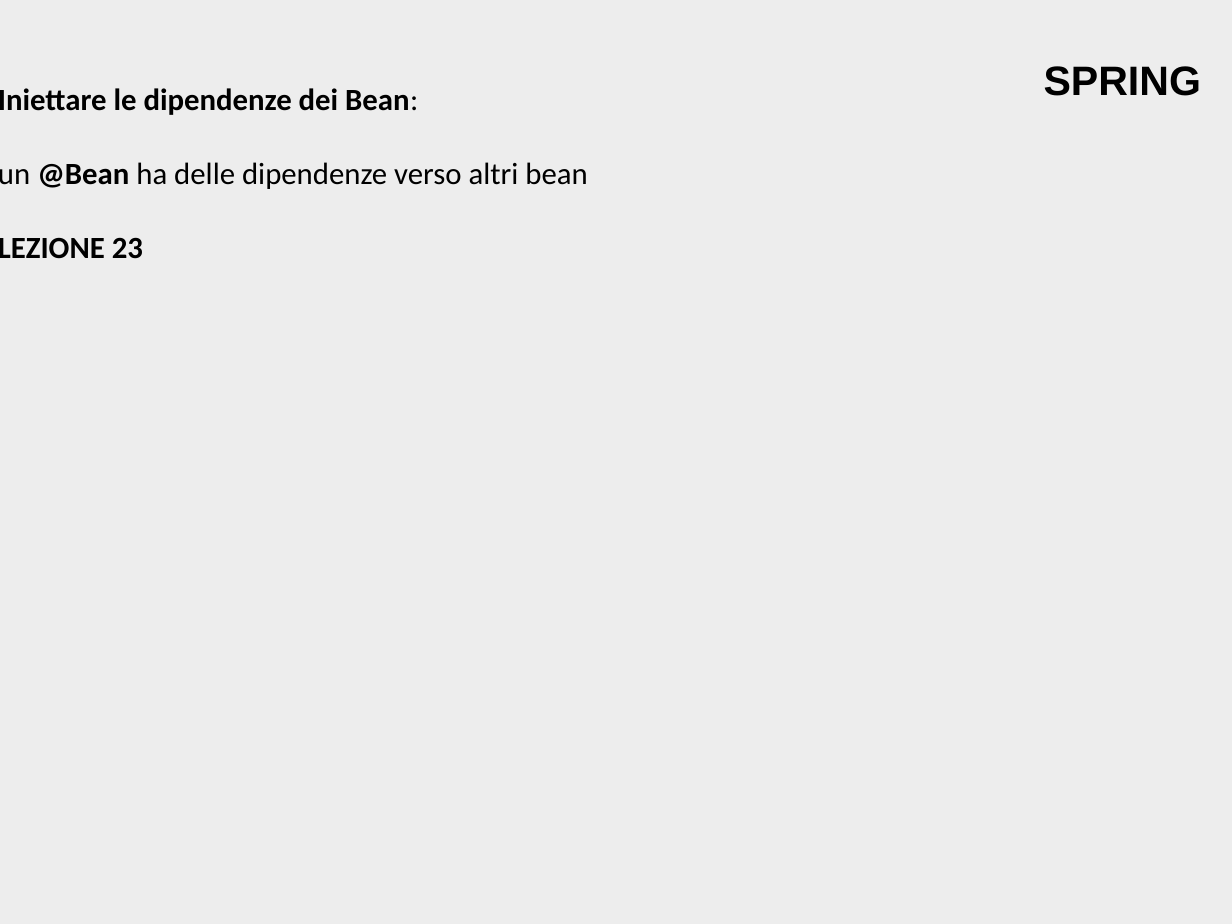
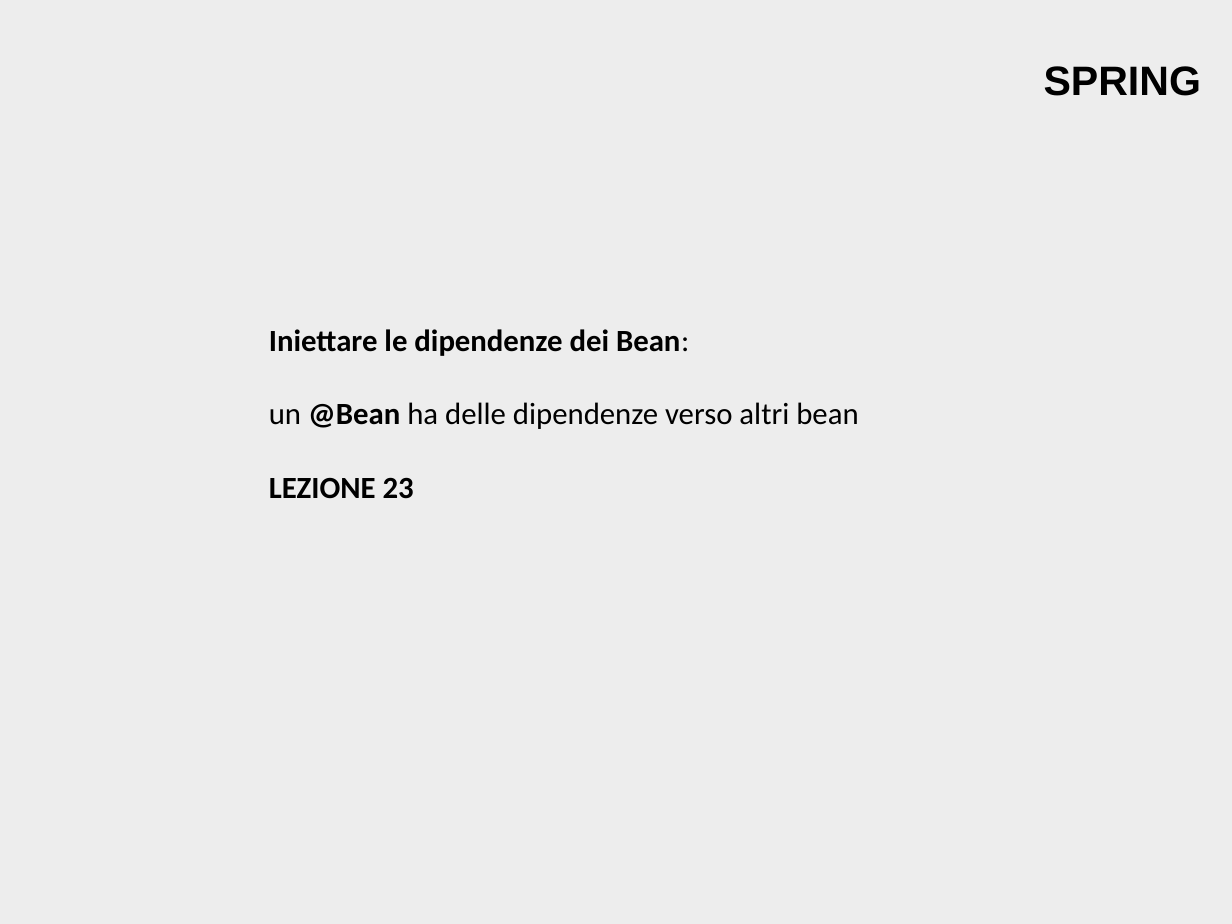
Before and after one commit to corso-sincrono/masterJava, a slide deck: slide 105 of Formazione-spring-core.pptx. Drawn at 1232x924 pixels with LibreOffice and Linux fonts; fonts in the diff are those of the drawing; background and template pictures are left out. Boxes give left, top, right and bottom in pixels: in the first picture for what was removed or moved away, otherwise in the second. Text is boxed around its words. In the diff, an @@ line names an element or a change of style, - is before the commit and + after.

```diff
--- a/Formazione-spring-core.pptx
+++ b/Formazione-spring-core.pptx
@@ text "Iniettare le dipendenze dei Bean:" moved from (x1=0, y1=88, x2=587, y2=259) to (x1=269, y1=329, x2=858, y2=499) @@
```
Also in this commit, not shown: 2 other slides changed.
